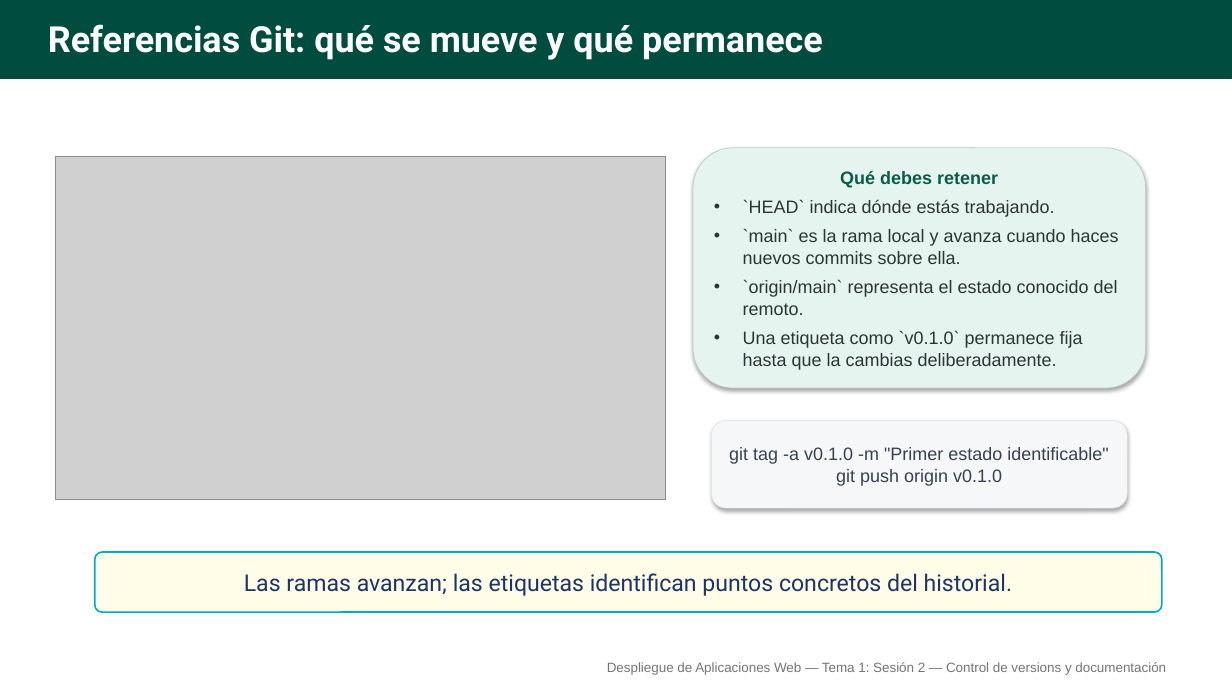
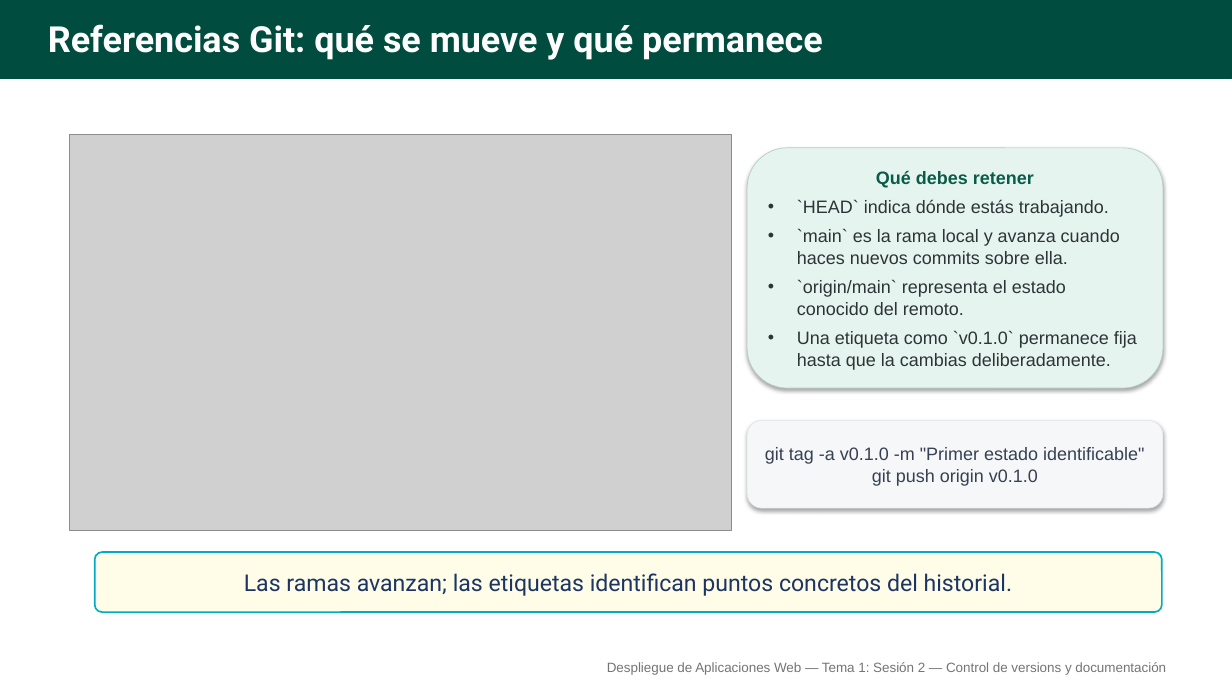
Before and after one commit to alejandroroig/despliegue-daw, a slide deck: slide 12 of docs/tema1/diapositivas/control_versiones_documentacion.pptx. Drawn at 1232x693 pixels with LibreOffice and Linux fonts; fonts in the diff are those of the drawing; grey boxes stand for pictures. Boxes give left, top, right and bottom in pixels: in the first picture for what was removed or moved away, otherwise in the second. Text is boxed around its words. In the diff, an @@ line names an element or a change of style, - is before the commit and + after.

```diff
--- a/docs/tema1/diapositivas/control_versiones_documentacion.pptx
+++ b/docs/tema1/diapositivas/control_versiones_documentacion.pptx
@@ picture: place and size @@
-picture at bbox=[55, 156, 665, 499]
+picture at bbox=[69, 135, 732, 531]
@@ rounded rectangle "Qué debes retener": place and size @@
-rounded rectangle "Qué debes retener" at bbox=[693, 148, 1146, 388]
+rounded rectangle "Qué debes retener" at bbox=[748, 148, 1164, 388]
@@ rounded rectangle "git tag -a v0.1.0 -m ...": place and size @@
-rounded rectangle "git tag -a v0.1.0 -m ..." at bbox=[712, 421, 1128, 508]
+rounded rectangle "git tag -a v0.1.0 -m ..." at bbox=[748, 421, 1164, 508]
```
Also in this commit, not shown: 3 other slides changed, 1 slide added, 1 other file.
